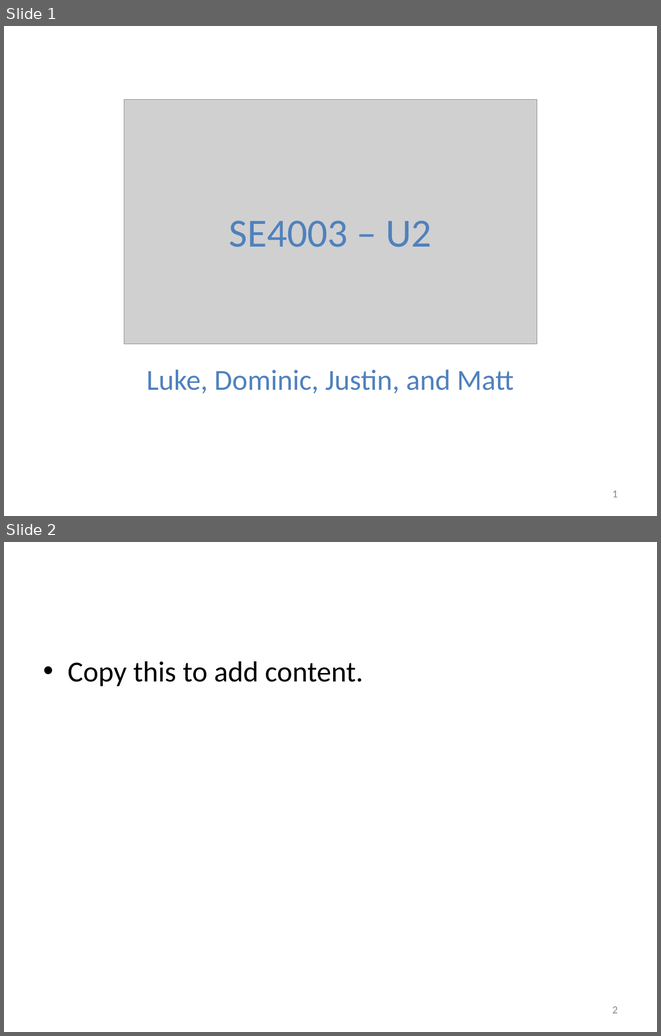
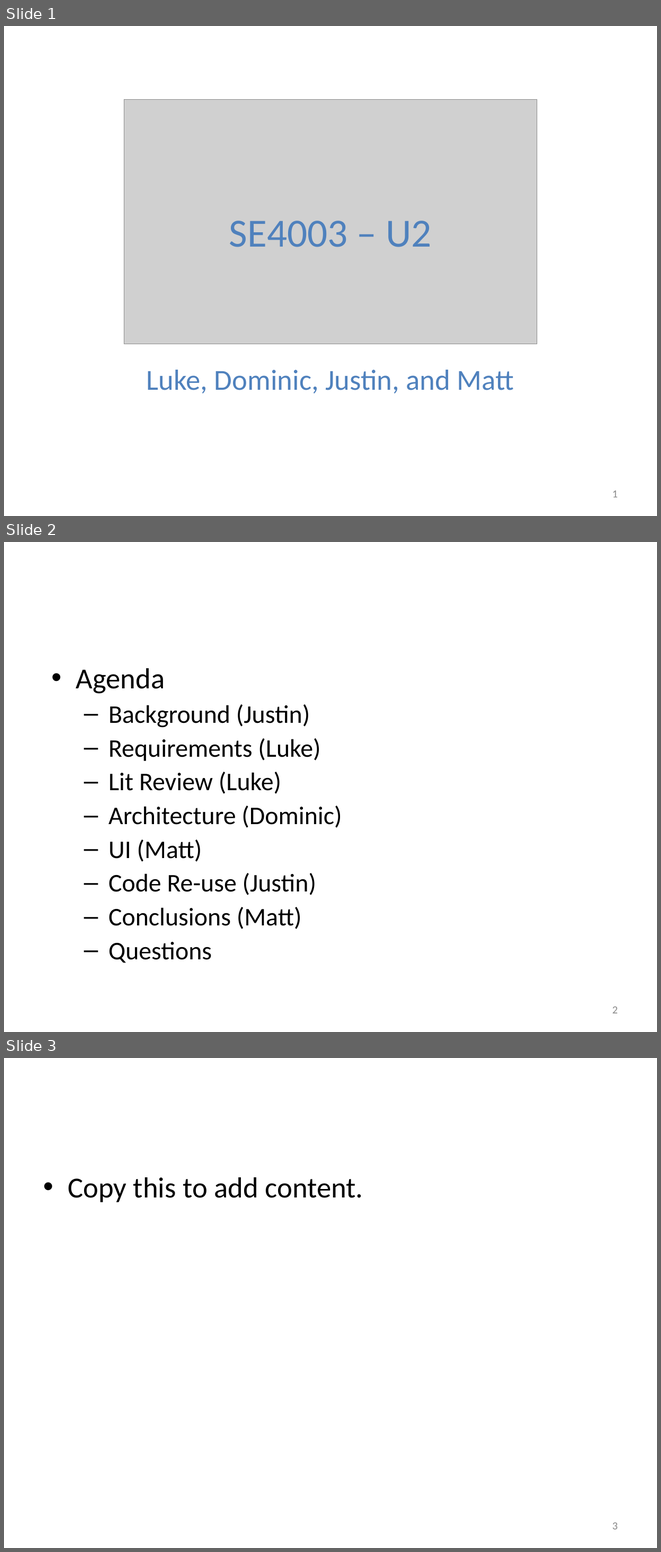
Before and after one commit to SuprMunchkin/SE4003-Capstone-U2, a slide deck: SE4003_U2_Presentation.pptx. Shown one above the other, each under a label of ours: slides 1 and 2 before the commit, slides 1, 2 and 3 after it. The pictures are 661x1036 and 661x1552 pixels, drawn with LibreOffice and Linux fonts; fonts in the diff are those of the drawing; grey boxes stand for pictures; background and template pictures are left out. Boxes give left, top, right and bottom in pixels: in the first picture for what was removed or moved away, otherwise in the second. Text is boxed around its words. In the diff, an @@ line names an element or a change of style, - is before the commit and + after.

```diff
--- a/SE4003_U2_Presentation.pptx
+++ b/SE4003_U2_Presentation.pptx
@@ slide 2 added at (4, 542, 657, 1032), background #FFFFFF @@
@@ text added at (76, 668, 342, 963), 28 pt, text #000000 @@
+• Agenda
+  – Background (Justin)
+  – Requirements (Luke)
+  – Lit Review (Luke)
+  – Architecture (Dominic)
+  – UI (Matt)
+  – Code Re-use (Justin)
+  – Conclusions (Matt)
+  – Questions
@@ page number added at (612, 1006, 618, 1013), 12 pt, text #888888 @@
+2
@@ what was slide 2 is now slide 3 @@
@@ page number at (612, 1522, 618, 1529): text changed @@
-2
+3
```
Also in this commit, not shown: 4 other files.
